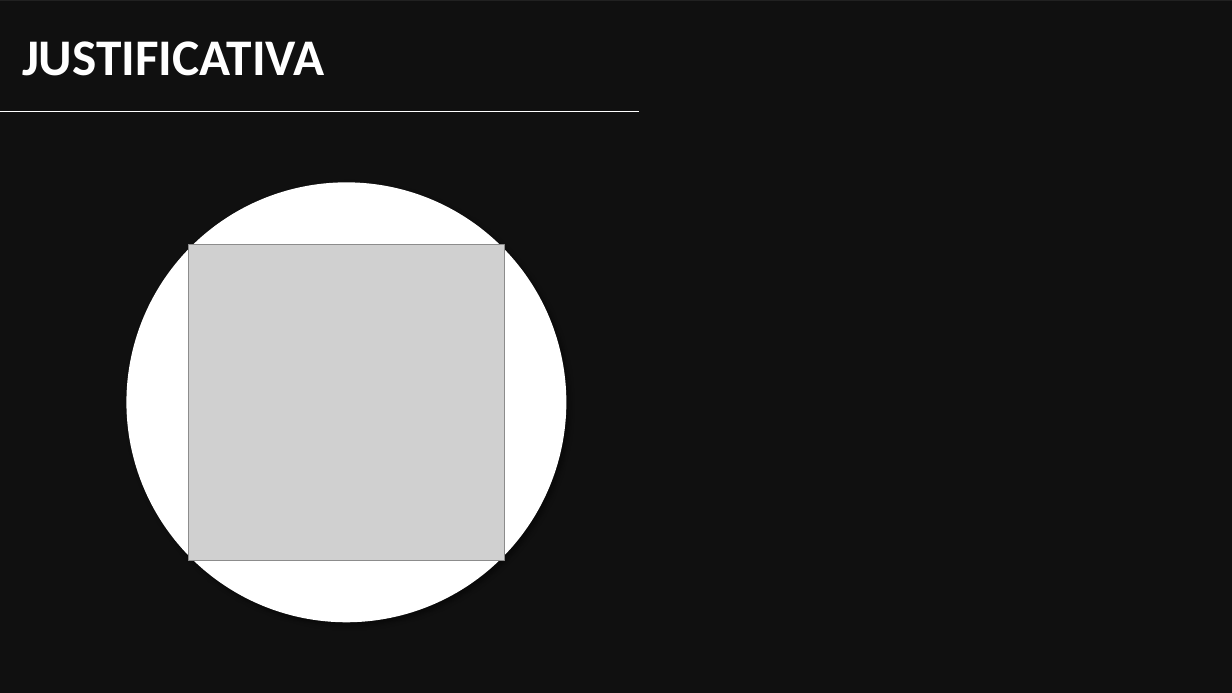
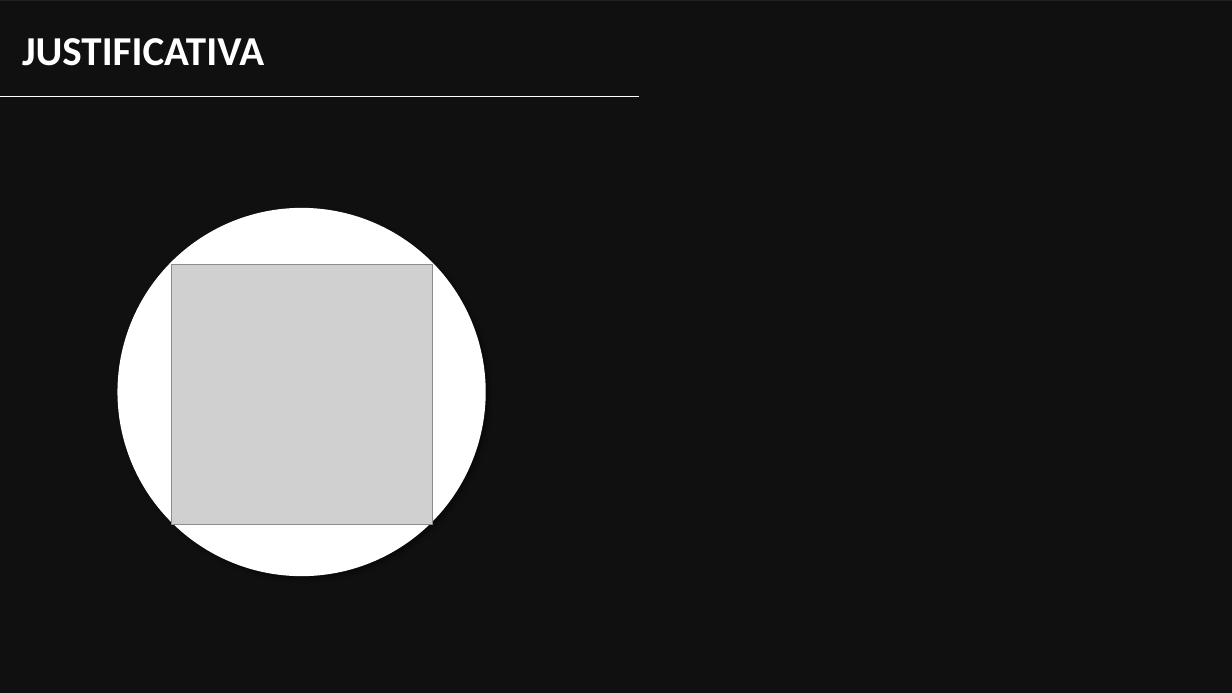
Before and after one commit to YudiG12/grupo-bandtec, a slide deck: slide 4 of Apresentação/inSensor.pptx. Drawn at 1232x693 pixels with LibreOffice and Linux fonts; fonts in the diff are those of the drawing; grey boxes stand for pictures; background and template pictures are left out; a plain dark background stands for a picture behind light text. Boxes give left, top, right and bottom in pixels: in the first picture for what was removed or moved away, otherwise in the second. Text is boxed around its words. In the diff, an @@ line names an element or a change of style, - is before the commit and + after.

```diff
--- a/Apresentação/inSensor.pptx
+++ b/Apresentação/inSensor.pptx
@@ text "JUSTIFICATIVA" at bbox=[22, 38, 264, 66]: size 40 to 32 pt @@
@@ line moved from (0, 112) - (640, 112) to (0, 96) - (640, 96) @@
@@ ellipse: place and size @@
-ellipse at bbox=[127, 182, 567, 622]
+ellipse at bbox=[117, 208, 486, 577]
@@ picture: place and size @@
-picture at bbox=[189, 245, 505, 561]
+picture at bbox=[172, 264, 433, 525]
```
Also in this commit, not shown: 4 other slides changed, 8 slides added.
